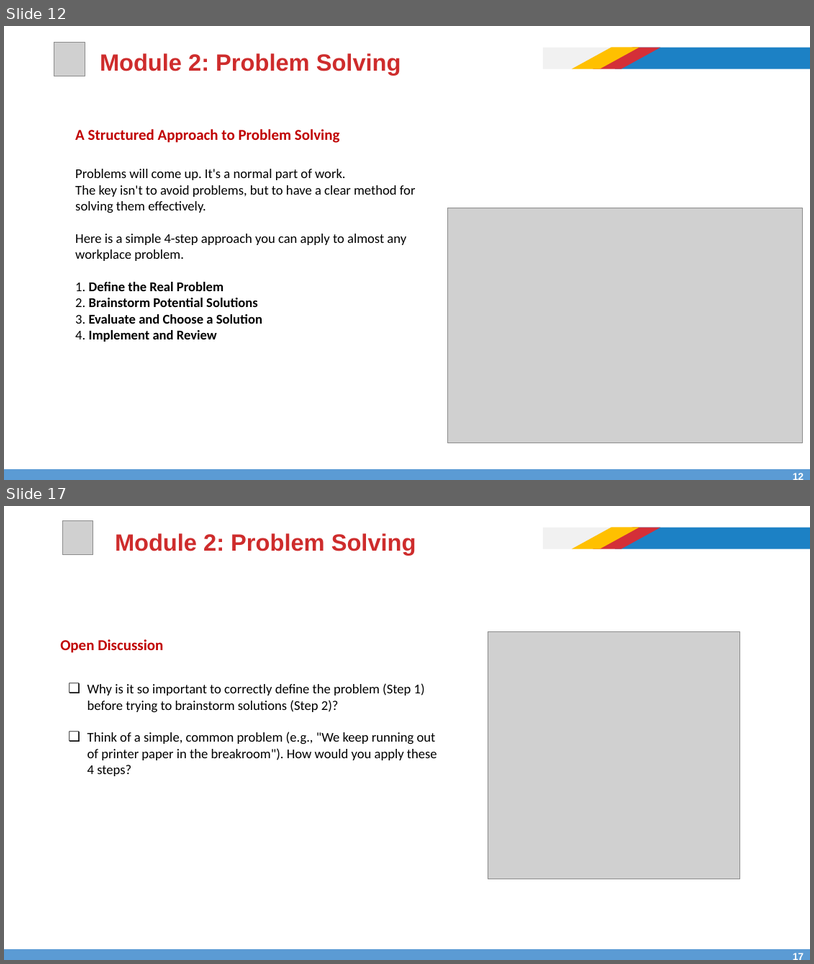
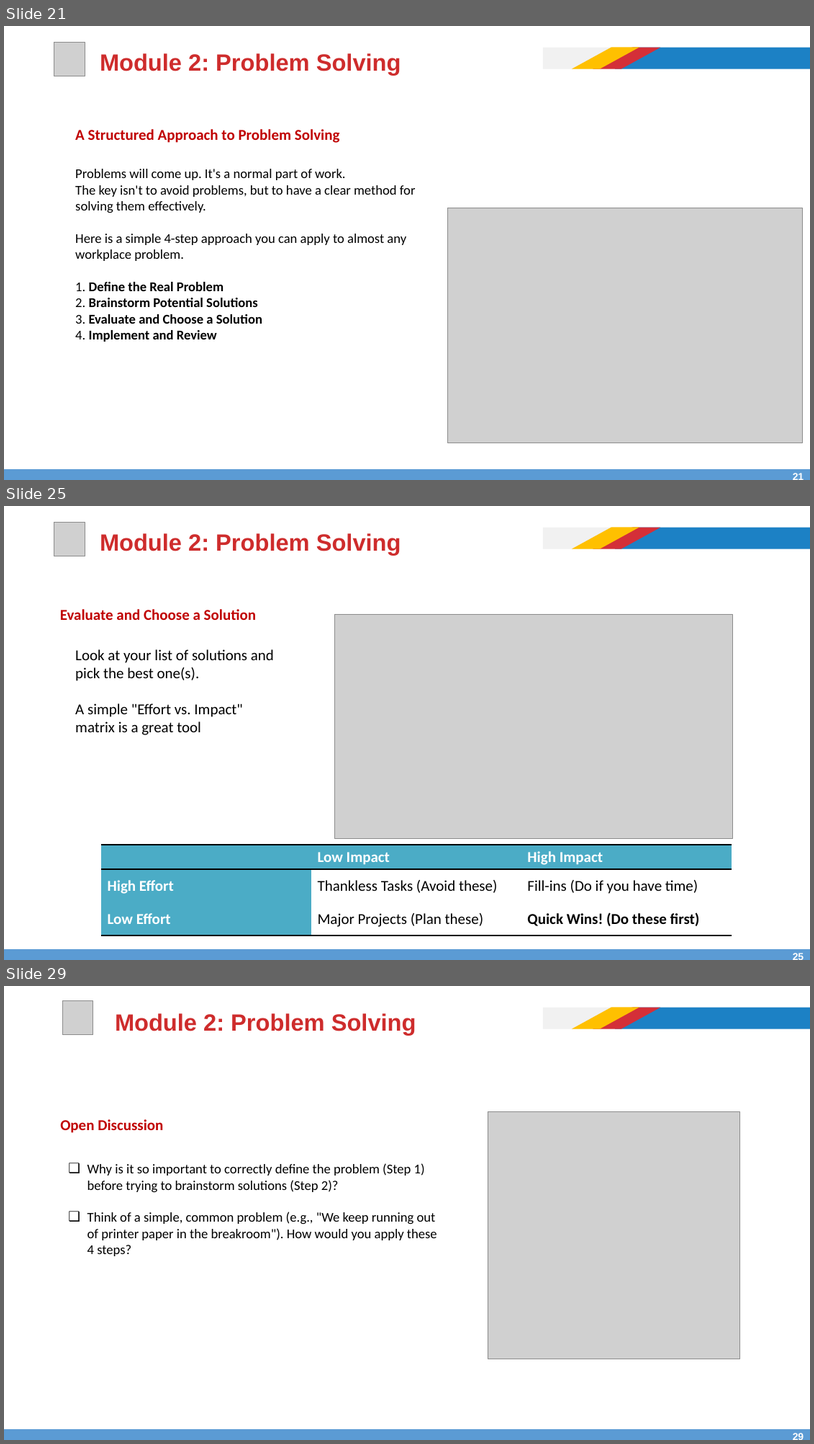
Before and after one commit to afathelbab/cnpc, a slide deck: computer-basics-soft-skills/day3/Computer Skills and Soft Skills - Lec-3.pptx. Shown one above the other, each under a label of ours: slides 12 and 17 before the commit, slides 21, 25 and 29 after it; the slides between them are not shown. The pictures are 814x964 and 814x1444 pixels, drawn with LibreOffice and Linux fonts; fonts in the diff are those of the drawing; grey boxes stand for pictures. Boxes give left, top, right and bottom in pixels: in the first picture for what was removed or moved away, otherwise in the second. Text is boxed around its words. In the diff, an @@ line names an element or a change of style, - is before the commit and + after.

```diff
--- a/computer-basics-soft-skills/day3/Computer Skills and Soft Skills - Lec-3.pptx
+++ b/computer-basics-soft-skills/day3/Computer Skills and Soft Skills - Lec-3.pptx
@@ slide 25 added at (4, 506, 810, 960), background #FFFFFF; not listed: 5 template elements that a slide beside it also shows @@
@@ picture added at (54, 522, 85, 556) @@
@@ title added at (100, 533, 401, 555), 28 pt, text #CE2C2C, bold @@
+Module 2: Problem Solving
@@ text added at (60, 609, 256, 620), 18 pt, text #C00000, bold @@
+Evaluate and Choose a Solution
@@ picture added at (335, 614, 733, 839) @@
@@ text added at (75, 649, 274, 735), 18 pt, text #000000 @@
+Look at your list of solutions and pick the best one(s).
+A simple "Effort vs. Impact" matrix is a great tool
@@ table added at (101, 845, 733, 936), 3 rows, 3 columns @@
+ | Low Impact | High Impact
+High Effort | Thankless Tasks (Avoid these) | Fill-ins (Do if you have time)
+Low Effort | Major Projects (Plan these) | Quick Wins! (Do these first)
@@ page number added at (790, 951, 808, 960), 12 pt, text #FFFFFF, bold @@
+25
@@ what was slide 12 is now slide 21 @@
@@ page number at (790, 471, 808, 480): text changed @@
-12
+21
@@ what was slide 17 is now slide 29 @@
@@ page number at (790, 1431, 808, 1440): text changed @@
-17
+29
```
Also in this commit, not shown: 5 slides changed, 12 other slides added, 1 slide removed.
